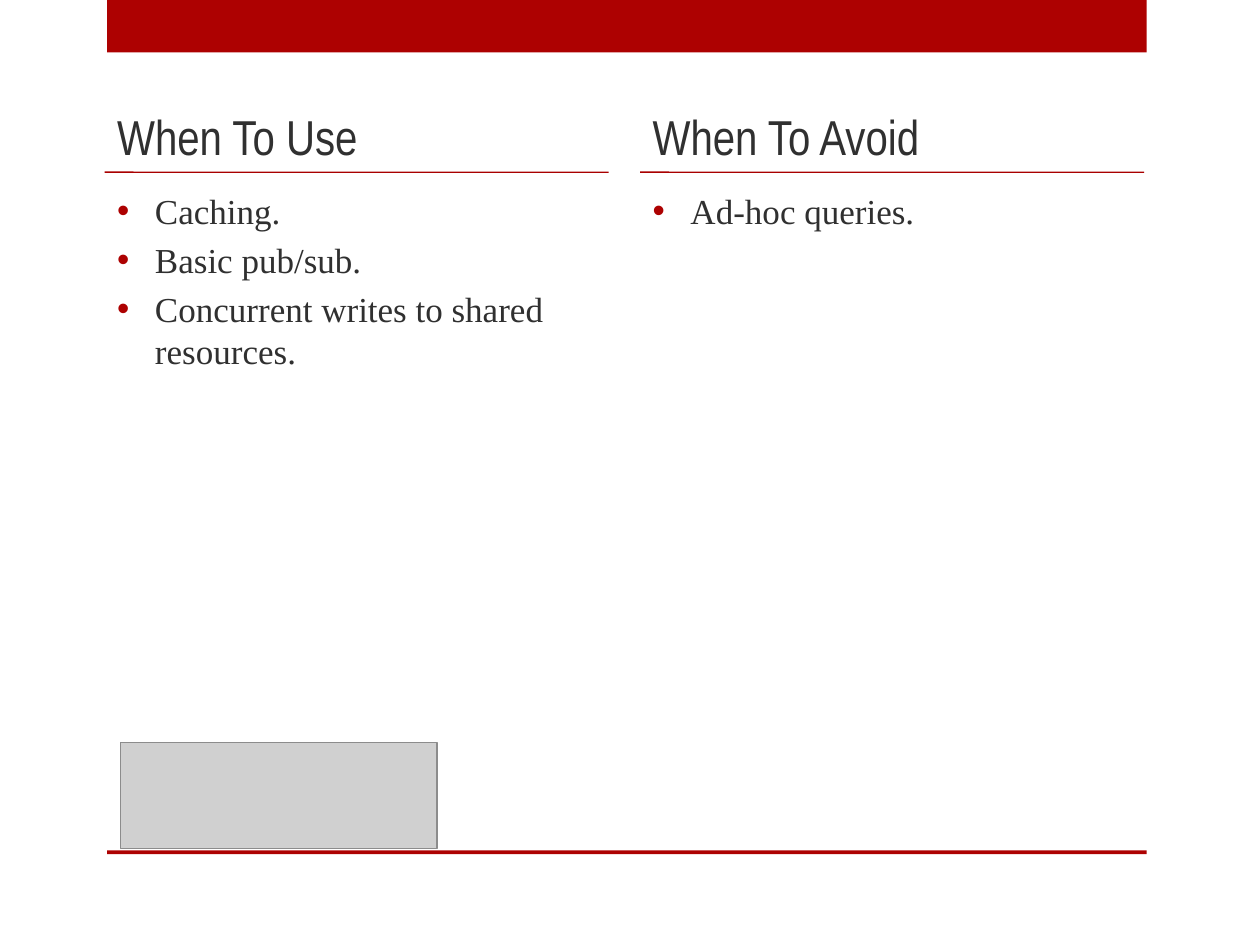
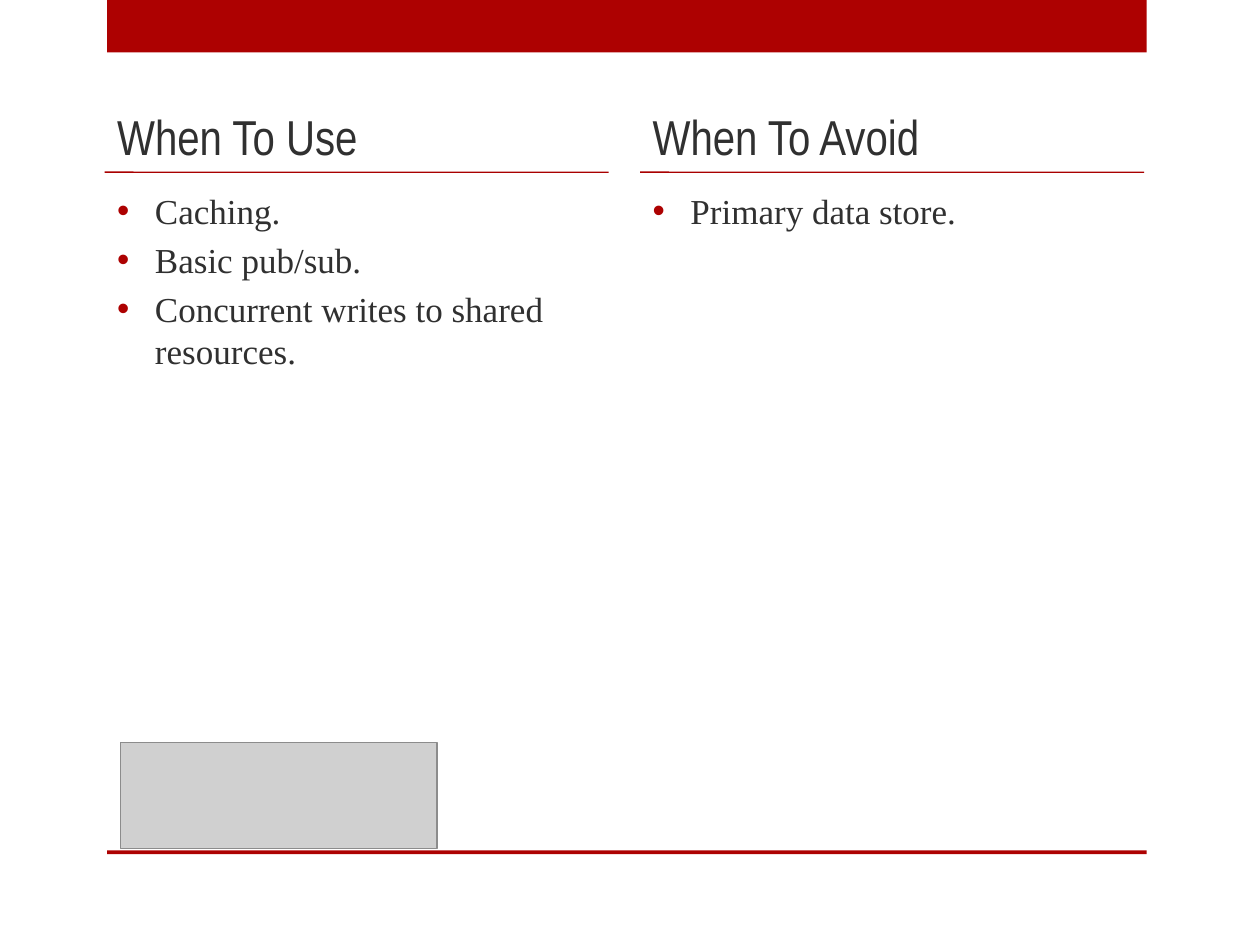
Before and after one commit to digitalBush/nosql-smackdown-talk, a slide deck: slide 49 of nosql-smackdown.pptx. Drawn at 1260x945 pixels with LibreOffice and Linux fonts; fonts in the diff are those of the drawing; grey boxes stand for pictures. Boxes give left, top, right and bottom in pixels: in the first picture for what was removed or moved away, otherwise in the second. Text is boxed around its words. In the diff, an @@ line names an element or a change of style, - is before the commit and + after.

```diff
--- a/nosql-smackdown.pptx
+++ b/nosql-smackdown.pptx
@@ text at (690,199,956,231): text changed @@
-• Ad-hoc queries.
+• Primary data store.
```
Also in this commit, not shown: 5 other slides changed, 1 slide added.
